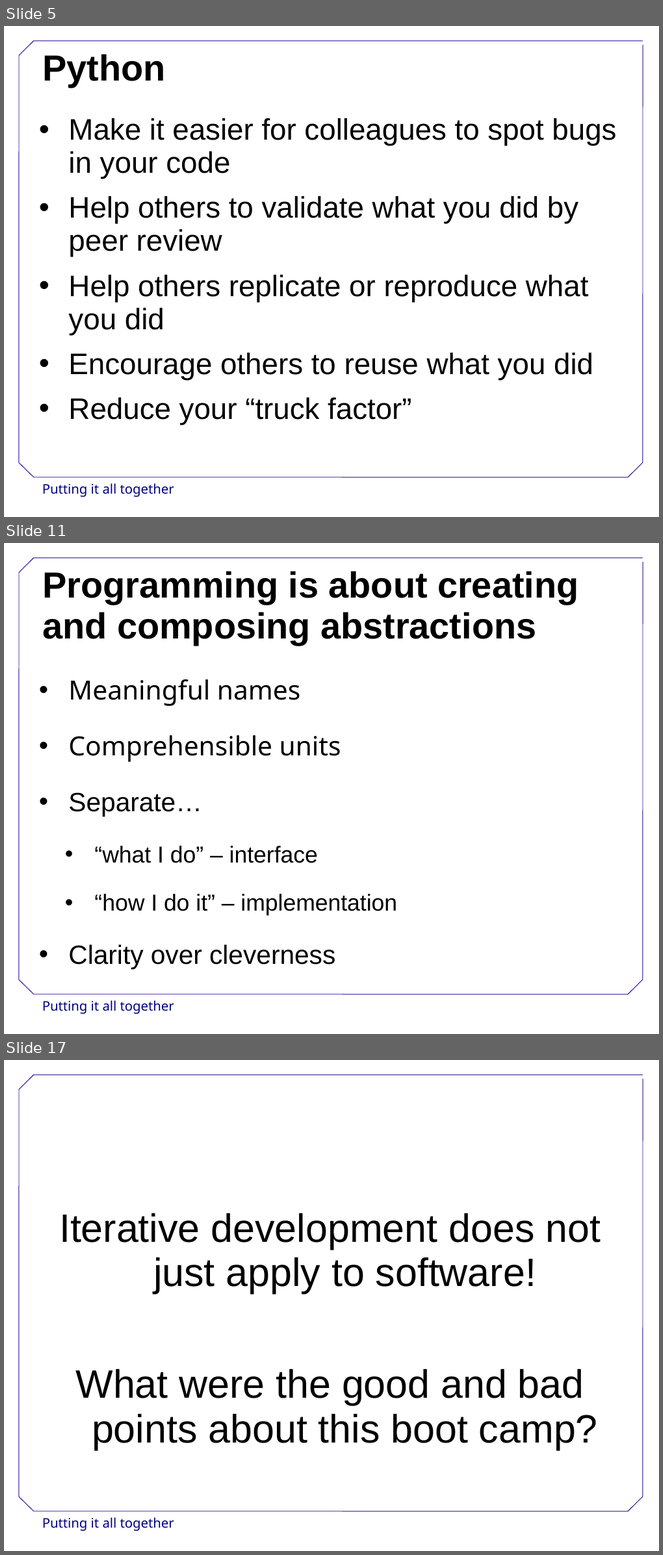
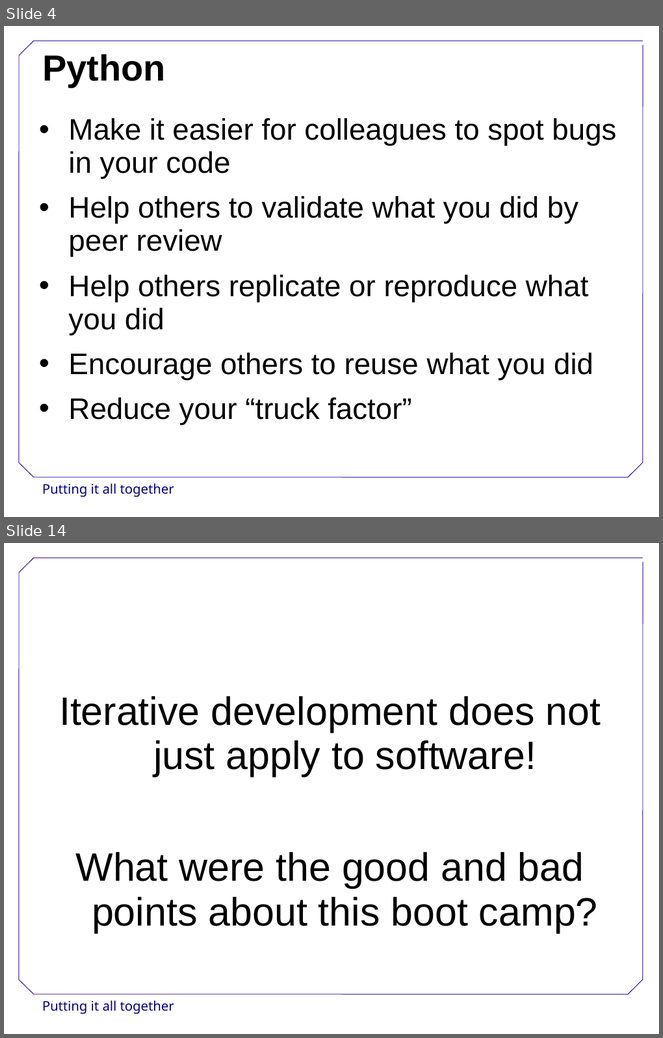
Before and after one commit to swcarpentry/DEPRECATED-boot-camps, a slide deck: slides/PuttingItAllTogether.ppt. Shown one above the other, each under a label of ours: slides 5, 11 and 17 before the commit, slides 4 and 14 after it; the slides between them are not shown. The pictures are 663x1555 and 663x1038 pixels, drawn with LibreOffice and Linux fonts; fonts in the diff are those of the drawing; background and template pictures are left out. Boxes give left, top, right and bottom in pixels: in the first picture for what was removed or moved away, otherwise in the second. Text is boxed around its words. In the diff, an @@ line names an element or a change of style, - is before the commit and + after.

```diff
--- a/slides/PuttingItAllTogether.ppt
+++ b/slides/PuttingItAllTogether.ppt
@@ slide 11 removed at (4,543,659,1034), background #FFFFFF; not listed: 9 template elements that a slide beside it also shows @@
@@ title removed at (42,571,579,645) @@
-Programming is about creating and composing abstractions
@@ text removed at (68,679,397,969) @@
-• Meaningful names
-• Comprehensible units
-• Separate…
-  • “what I do” – interface
-  • “how I do it” – implementation
-• Clarity over cleverness
@@ what was slide 5 is now slide 4 @@
@@ what was slide 17 is now slide 14 @@
```
Also in this commit, not shown: 5 slides changed, 6 slides added, 10 other slides removed, 6 other files.
